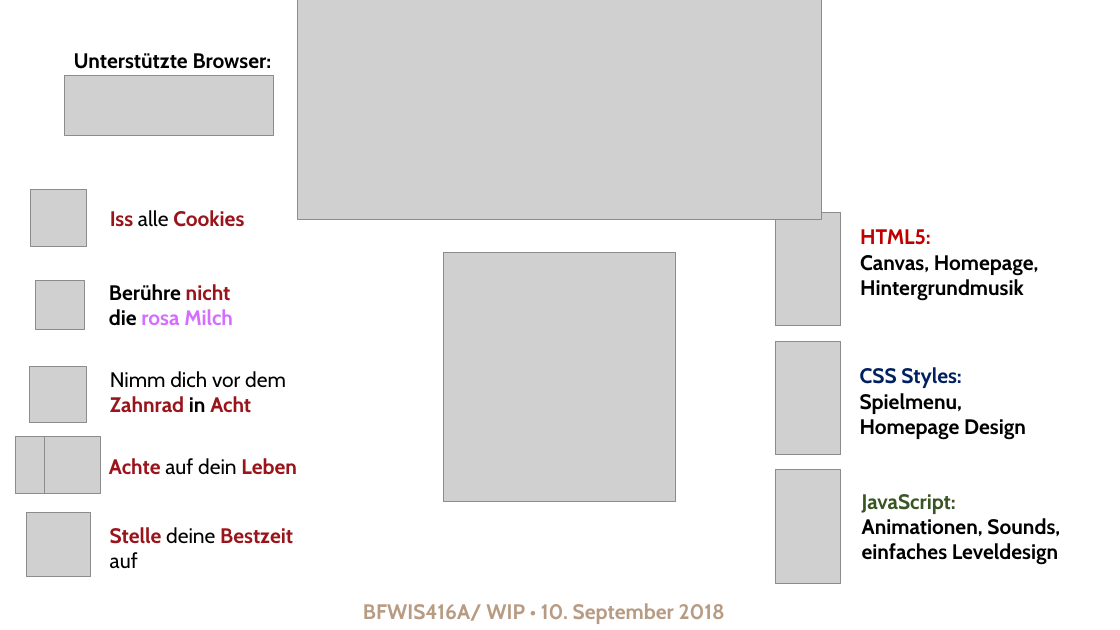
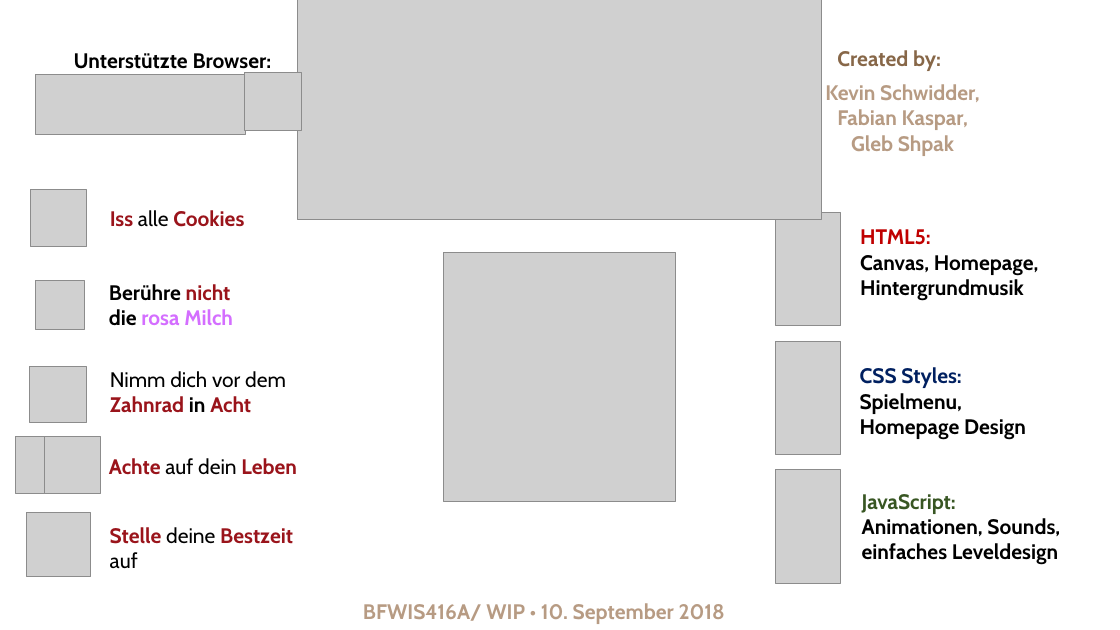
Before and after one commit to Schwidder/team_adventure, a slide deck: slide 1 of Pitch.pptx. Drawn at 1120x630 pixels with LibreOffice and Linux fonts; fonts in the diff are those of the drawing; grey boxes stand for pictures; background and template pictures are left out. Boxes give left, top, right and bottom in pixels: in the first picture for what was removed or moved away, otherwise in the second. Text is boxed around its words. In the diff, an @@ line names an element or a change of style, - is before the commit and + after.

Commit message:
Pitch + Homepage + Lizenz

```diff
--- a/Pitch.pptx
+++ b/Pitch.pptx
@@ text "Created by:" at (837,50,941,71): text colour #FFFFFF to #876748 @@
@@ picture: place and size @@
-picture at (64,76,273,136)
+picture at (35,75,245,135)
@@ picture added at (245,73,302,130) @@
@@ text "Kevin Schwidder, Fabian Kaspar, Gleb ..." at (825,84,979,156): text colour #FFFFFF to #B79B83 @@
```
Also in this commit, not shown: 6 other files.
